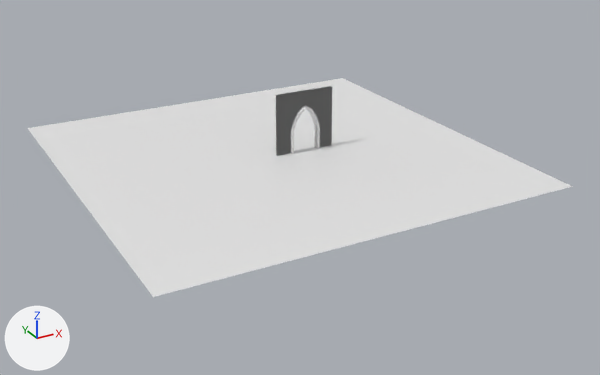
Two versions of the Blender file Assets/Meshes/Front_Door.blend, one commit apart.
Before and after are seen from a camera (50 mm lens) standing at (-22.7, -44.4, 19.5) and looking at (0.6, -2.1, -1.6). Arrows for +X, +Y and +Z are at lower left; the lights stay in place.

The first picture shows 'ArchwayArray', 'LOD_A_Front_Door', 'Plane'.
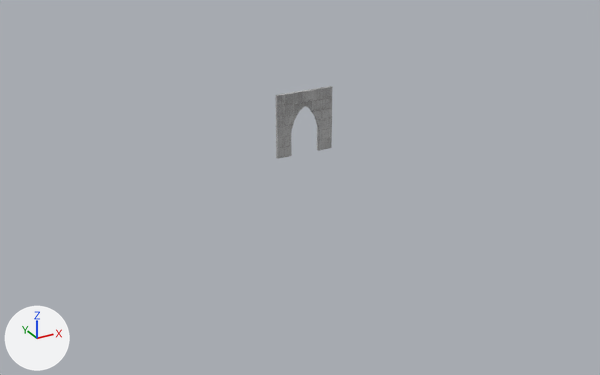
ob_mirror is not drawn itself; it is used by a modifier of ob_archwayarray, ob_archway_path, ob_lod_b_archway.

What the commit changed:
Object 'Plane' (ob_plane) is now hidden.
Object 'Mirror' (ob_mirror) is now hidden.
Object 'ArchwayArray' (ob_archwayarray) is now hidden.

Changed parts and their boxes [x1, y1, x2, y2] in the pictures (600 x 375 px):
'Plane', hidden: before [28, 78, 573, 297]
'ArchwayArray', hidden: before [291, 106, 320, 154]
